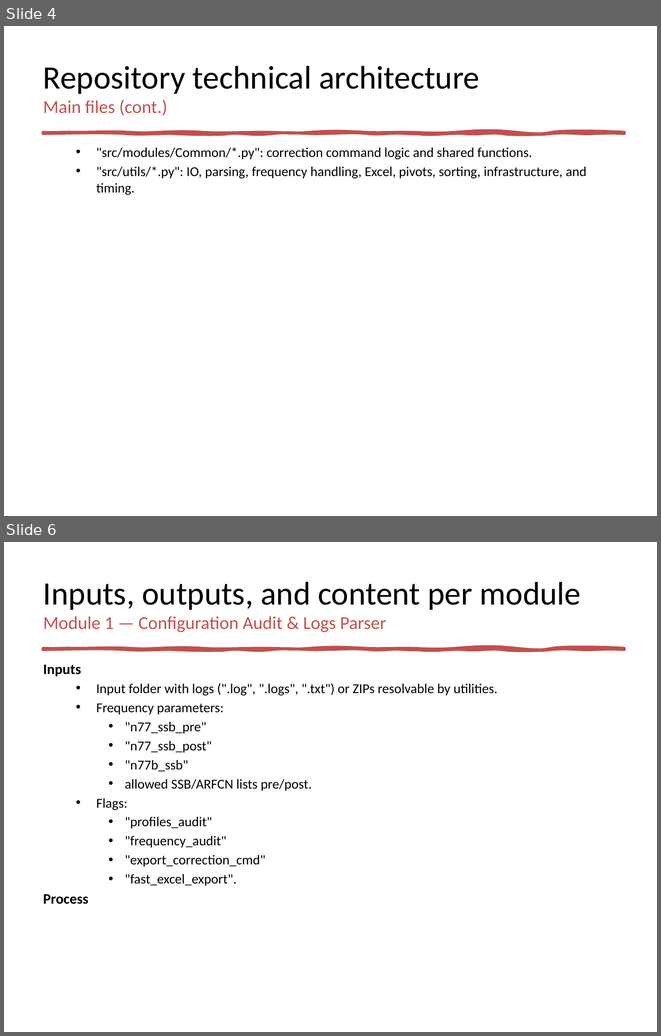
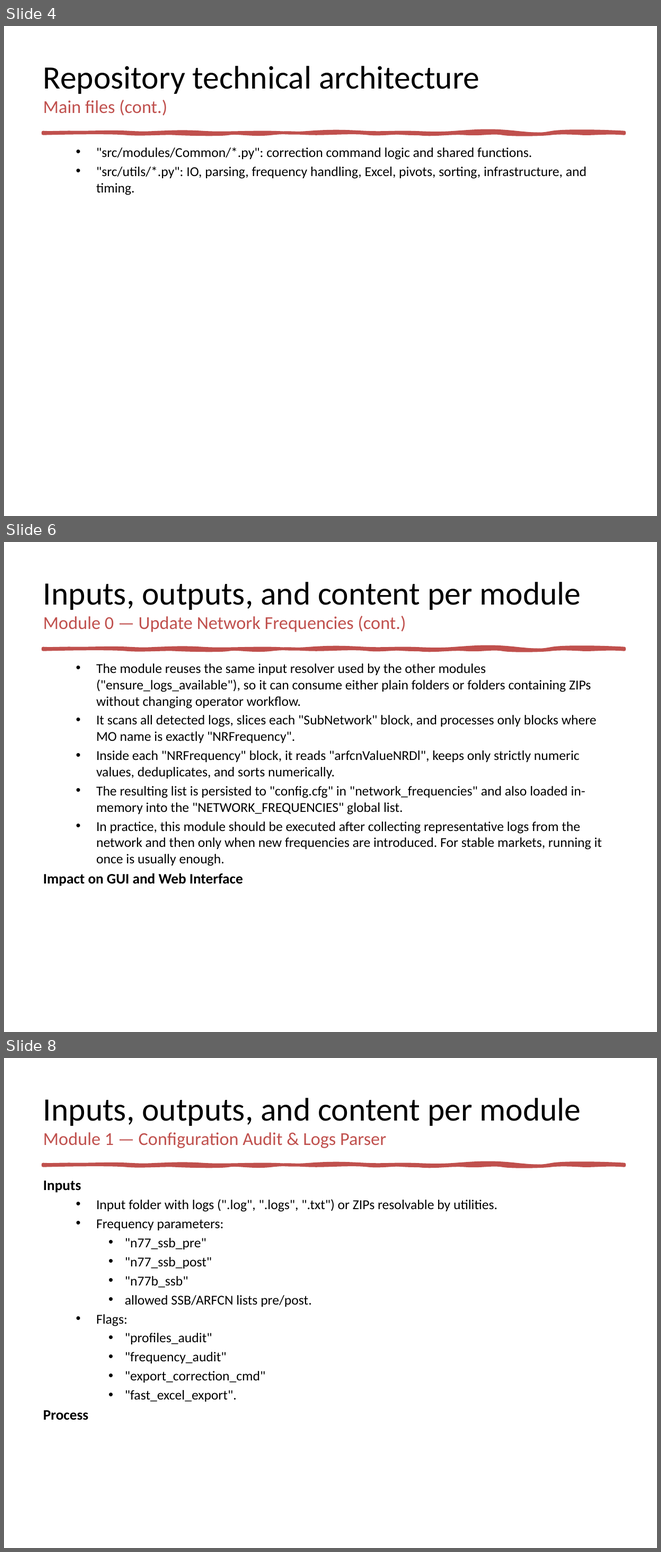
Before and after one commit to jaimetur/SSB_RetuningAutomations, a slide deck: help/User-Guide-SSB-Retuning-Automations-v0.7.3.pptx. Shown one above the other, each under a label of ours: slides 4 and 6 before the commit, slides 4, 6 and 8 after it; the slides between them are not shown. The pictures are 661x1036 and 661x1552 pixels, drawn with LibreOffice and Linux fonts; fonts in the diff are those of the drawing. Boxes give left, top, right and bottom in pixels: in the first picture for what was removed or moved away, otherwise in the second. Text is boxed around its words. In the diff, an @@ line names an element or a change of style, - is before the commit and + after.

```diff
--- a/help/User-Guide-SSB-Retuning-Automations-v0.7.3.pptx
+++ b/help/User-Guide-SSB-Retuning-Automations-v0.7.3.pptx
@@ slide 6 added at [4, 542, 657, 1032], background #FFFFFF; not listed: 1 template element that a slide beside it also shows @@
@@ title added at [43, 582, 581, 632], 20 pt, text #C0504D @@
+Inputs, outputs, and content per module
+Module 0 — Update Network Frequencies (cont.)
@@ text added at [43, 663, 602, 886], 15 pt, text #000000 @@
+  • The module reuses the same input resolver used by the other modules ("ensure_logs_available"), so it can consume either plain folders or folders containing ZIPs without changing operator workflow.
+  • It scans all detected logs, slices each "SubNetwork" block, and processes only blocks where MO name is exactly "NRFrequency".
+  • Inside each "NRFrequency" block, it reads "arfcnValueNRDl", keeps only strictly numeric values, deduplicates, and sorts numerically.
+  • The resulting list is persisted to "config.cfg" in "network_frequencies" and also loaded in-memory into the "NETWORK_FREQUENCIES" global list.
+  • In practice, this module should be executed after collecting representative logs from the network and then only when new frequencies are introduced. For stable markets, running it once is usually enough.
+Impact on GUI and Web Interface
@@ what was slide 6 is now slide 8 @@
```
Also in this commit, not shown: 1 slide changed, 10 other slides added, 3 other files.
